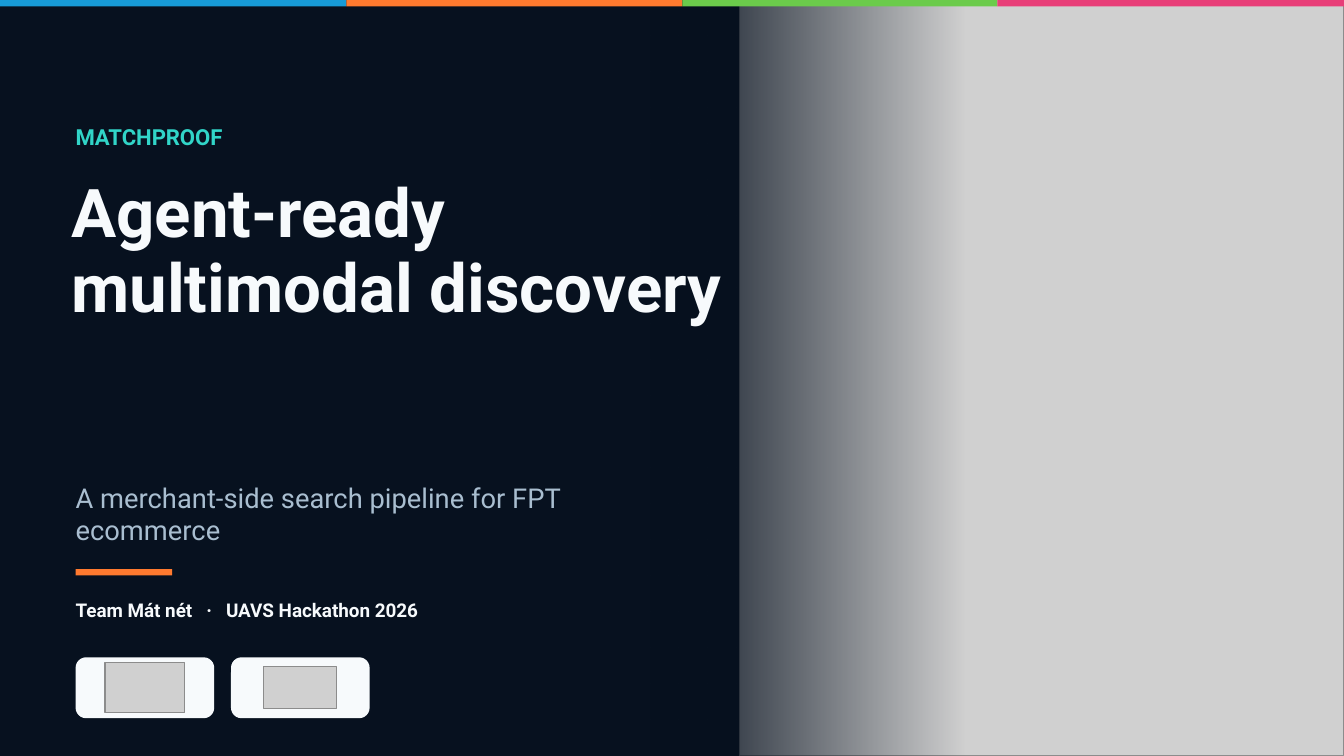
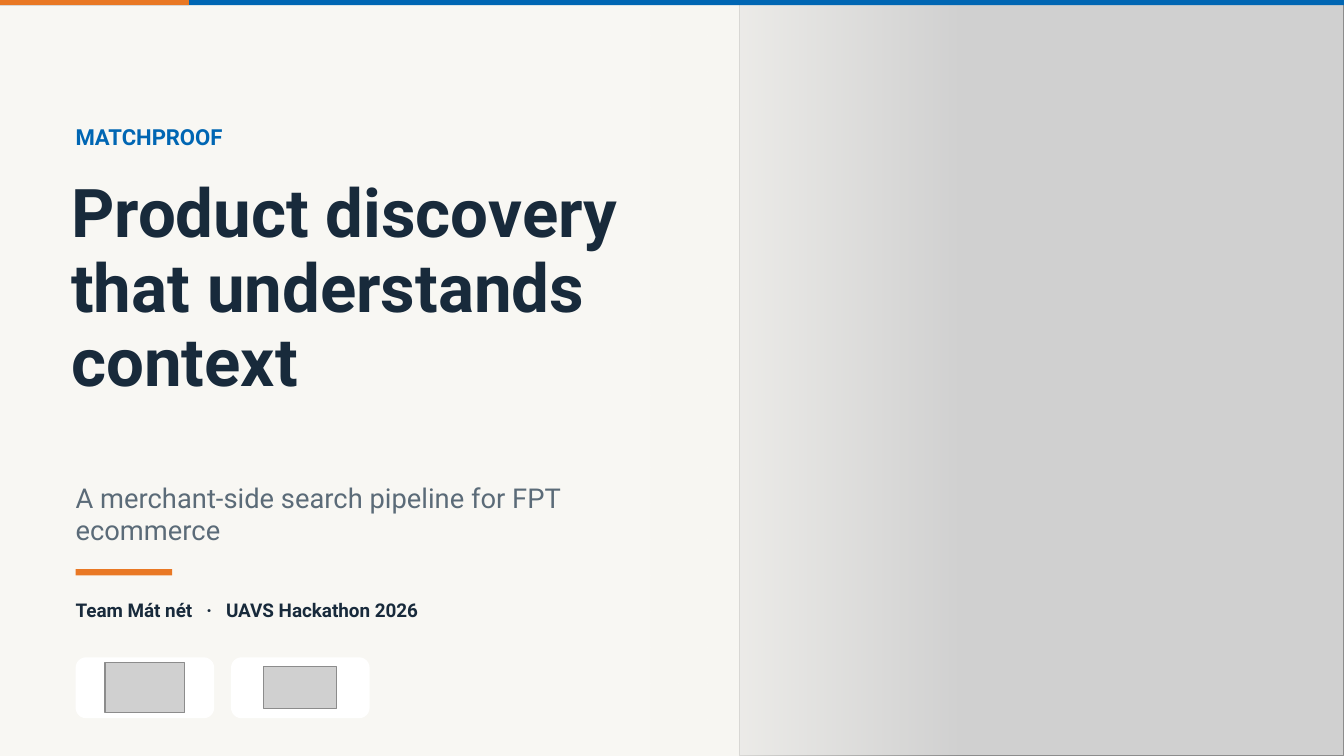
Before and after one commit to Lolmantran/UAVS-Hackathon-2026, a slide deck: slide 1 of MatchProof_FPT_Ecommerce_Pitch_Deck.pptx. Drawn at 1344x756 pixels with LibreOffice and Linux fonts; fonts in the diff are those of the drawing; grey boxes stand for pictures. Boxes give left, top, right and bottom in pixels: in the first picture for what was removed or moved away, otherwise in the second. Text is boxed around its words. In the diff, an @@ line names an element or a change of style, - is before the commit and + after.

Commit message:
Restyle FPT pitch deck with light theme

```diff
--- a/MatchProof_FPT_Ecommerce_Pitch_Deck.pptx
+++ b/MatchProof_FPT_Ecommerce_Pitch_Deck.pptx
@@ background #07111F to #F8F7F3 @@
@@ rectangle: place and size @@
-rectangle at (0,0,347,6)
+rectangle at (0,0,190,5)
@@ rectangle at (0,0,190,5): fill #179BD7 to #E97824 @@
@@ rectangle added at (0,0,1344,5), fill #0066B3 @@
@@ rectangle removed at (347,0,683,6) @@
@@ rectangle at (651,0,966,756): fill gradient #07111F to gradient #F8F7F3 @@
@@ rectangle removed at (683,0,997,6) @@
@@ rectangle removed at (998,0,1344,6) @@
@@ text "MATCHPROOF" at (76,129,223,146): text colour #31D5C8 to #0066B3 @@
@@ text at (71,186,617,387): text changed; text colour #F7FAFC to #182A3B @@
-Agent-ready
-multimodal discovery
+Product discovery
+that understands context
@@ text "A merchant-side search pipeline for ..." at (76,487,561,540): text colour #A9BED0 to #5B6B78 @@
@@ text "Team Mát nét · UAVS ..." at (76,602,418,617): text colour #F7FAFC to #182A3B @@
@@ rectangle at (76,570,172,576): fill #FF7A2F to #E97824 @@
@@ rounded rectangle at (76,657,215,718): fill #F7FAFC to #FFFFFF @@
@@ rounded rectangle at (231,657,370,718): fill #F7FAFC to #FFFFFF @@
```
Also in this commit, not shown: 8 other slides changed.
